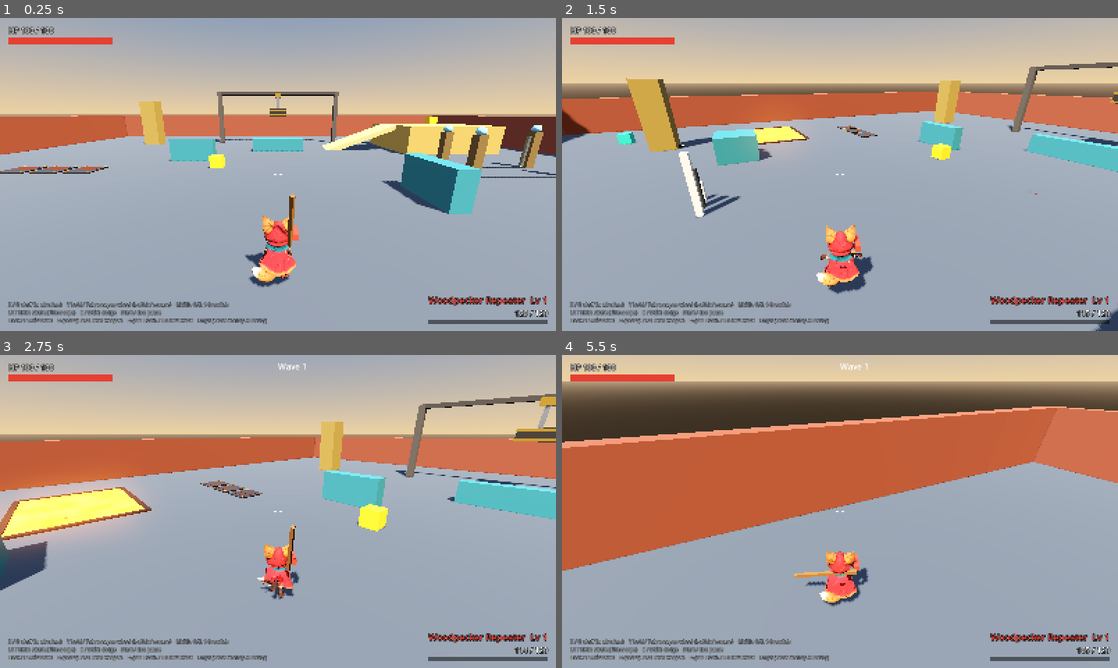
Above: before the commit, frames 1-4 (two rows, left to right).
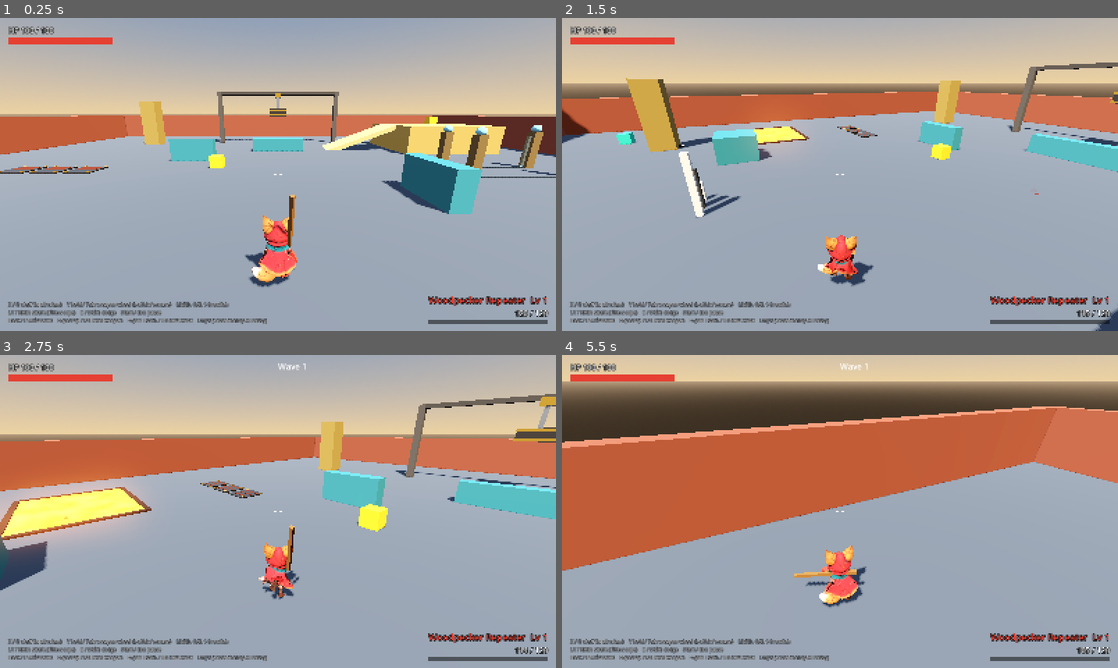
Above: after the commit, the same moments.

Repository: ArcticGizmo/project-fox
Game: Godot game, scene res://scenes/main.tscn
Two runs of this game, one before a commit and one after it. Both use one fixed random seed, a clock stepped at 60 frames per second and the inputs below.
Inputs (mouse positions are in pixels of both pictures, inside the frame that each line leads up to):
- Up to frame 1 (0.25 s): no input
- Up to frame 2 (1.5 s): tap Enter (ui_accept) at 0.5 s; move the mouse to (962, 158) at 0.52 s; press the mouse at (962, 158) at 0.53 s; hold D (move_right) 0.53-1.28 s; tap Space (jump) at 0.77, 1.07 s; tap F (melee) at 0.8, 1.35 s; move the mouse to (812, 174) at 1.27 s; release the mouse at (812, 174) at 1.28 s; hold W (move_forward) from 1.28 s (still down)
- Up to frame 3 (2.75 s): keep holding W (move_forward); tap Space (jump) at 1.52, 1.55, 1.82 s; move the mouse to (289, 505) at 2.02 s; hold Space (jump) from 2.03 s (still down); click (289, 505) at 2.3 s
- Up to frame 4 (5.5 s): keep holding W (move_forward); move the mouse to (834, 517) at 2.77 s; release Space (jump) at 2.78 s; tap Shift (dodge) at 2.85 s; click (834, 517) at 2.92 s; tap Space (jump) at 3.02, 3.32, 3.77, 3.8, 4.07, 4.52, 4.82 s; tap F (melee) at 3.05, 5.3 s; move the mouse to (878, 514) at 3.52 s; press the mouse at (878, 514) at 3.53 s; move the mouse to (795, 508) at 4.27 s; release the mouse at (795, 508) at 4.28 s; tap Down (look_down) at 4.35 s; click (795, 508) at 4.55 s; move the mouse to (845, 511) at 5.02 s; tap Left (look_left) at 5.1 s; click (845, 511) at 5.17 s

The runs differ from the first frame. In frame 1, less than 0.1% of the frame differs, in the area x 52-54%, y 66-81%; in frame 2, 1.2%, in the area x 45-86%, y 56-88%; in frame 3, 0.2%; in frame 4, 0.6%.

Commit message:
Fox combat clips: staff swings, slam, gun in hand with aim layer
Three swing clips timed from PlayerTuning (strike over the staff's
sweep), SlamRise/SlamFall/SlamLand held from the melee phases. The gun
rides a BoneAttachment on the right hand; FoxAimLayer (a
SkeletonModifier3D) blends the arm up to aim over any clip while firing
or strafing, pitched to the aim. Muzzle moved to the gun's tip.

Co-Authored-By: Claude Opus 5.5 <noreply@anthropic.com>

Diff:
--- /dev/null
+++ b/scripts/player/fox_aim_layer.gd
@@ -0,0 +1,14 @@
+class_name FoxAimLayer
+extends SkeletonModifier3D
+## Upper-body layer applied after the AnimationPlayer: sets the gun arm's bones to the
+## aim pose, blended over whatever clip is playing by `influence` (0 = clip only, 1 = full
+## aim). The legs, hips and chest keep animating underneath. FoxModel fills `rotations`
+## (bone index -> local pose rotation) and drives `influence`.
+
+var rotations: Dictionary = {}
+
+
+func _process_modification_with_delta(_delta: float) -> void:
+	var sk := get_skeleton()
+	for bone: int in rotations:
+		sk.set_bone_pose_rotation(bone, rotations[bone] as Quaternion)
--- a/scripts/player/fox_model.gd
+++ b/scripts/player/fox_model.gd
@@ -1,12 +1,16 @@
 class_name FoxModel
 extends Node3D
 ## The fox's rigged mesh (Ember_the_Foxling.glb, Mixamo skeleton). Pure presentation:
-## the player calls `update()` each frame with its ground speed and `flash` for hurt.
+## the player calls `update()` each frame with its motion and state, `play_action()` for
+## one-shots, `aim()` for the gun arm, and `flash` for hurt. The gun rides in the right
+## hand (`gun_mount`); `FoxAimLayer` raises that arm over whatever clip is playing.
 ##
 ## The GLB ships one in-place "Running" clip and a T-pose; every other clip is baked here
-## from the rest pose (locomotion, air, actions: see the pose functions). Poses are written as rotations about the model's own axes
-## (X = the fox's left, Y = up, Z = forward, as authored in the GLB) applied to each
-## bone in its rest frame, so a child's rotation rides on its parent's:
+## from the rest pose (locomotion, air, actions, staff: see the pose functions). Clip
+## lengths that must match gameplay timing (swings, slam recovery) come from PlayerTuning.
+## Poses are written as rotations about the model's own axes (X = the fox's left, Y = up,
+## Z = forward, as authored in the GLB) applied to each bone in its rest frame, so a
+## child's rotation rides on its parent's:
 ##   pitch +  thigh/arm swings back, shin/forearm folds back, spine leans forward, toes point down
 ##   yaw   +  turns toward the fox's left
 ##   roll  +  tips the top of an upright bone toward the fox's right
@@ -45,6 +49,15 @@
 ## Covers the dodge (0.22 s) plus a beat, so a dodge never runs out of clip.
 const DODGE_LENGTH := 0.3
 const HURT_LENGTH := 0.4
+const SLAM_RISE_LENGTH := 0.4
+const SLAM_FALL_LENGTH := 0.3
+## Swing clips by combo step: the two alternating sweeps, then the overhead finisher.
+const SWINGS: Array[StringName] = [&"SwingRight", &"SwingLeft", &"SwingOverhead"]
+
+## How fast the gun arm rises to aim / drops back (influence per second).
+const AIM_RATE := 10.0
+## Re-solve the aim arm when the aim pitch moves this far (degrees).
+const AIM_PITCH_STEP := 2.0
 ## Keys per baked cycle (plus a closing key).
 const SAMPLES := 32
 
@@ -75,16 +88,26 @@
 var skeleton: Skeleton3D
 var anim: AnimationPlayer
 var material: StandardMaterial3D
-
+## Follows the right hand; its -Z runs along the forearm (the gun's barrel direction).
+var gun_mount: Node3D
+var aim_layer: FoxAimLayer
+
+var _tuning: PlayerTuning
+## Clip last started (locomotion, hold or action), so held one-shots don't restart.
+var _playing: StringName = &""
 var _action: StringName = &""
+var _aim_target: float = 0.0
+var _aim_pitch: float = 0.0
+var _aim_solved_pitch: float = INF
 var _was_on_floor: bool = true
 var _air_time: float = 0.0
 var _thigh_length: float = 0.27
 var _shin_length: float = 0.23
 
 
-func _init(height: float = MODEL_HEIGHT) -> void:
+func _init(height: float = MODEL_HEIGHT, tuning: PlayerTuning = null) -> void:
 	name = "FoxModel"
+	_tuning = tuning if tuning != null else PlayerTuning.new()
 	var model := SCENE.instantiate() as Node3D
 	# The GLB faces +Z; the player faces -Z.
 	model.rotation.y = PI
@@ -117,9 +140,36 @@
 	lib.add_animation(&"Land", _bake(LAND_LENGTH, _land_pose, false))
 	lib.add_animation(&"Dodge", _bake(DODGE_LENGTH, _dodge_pose, false))
 	lib.add_animation(&"Hurt", _bake(HURT_LENGTH, _hurt_pose, false))
+	for i: int in SWINGS.size():
+		lib.add_animation(SWINGS[i], _bake_swing(i))
+	lib.add_animation(&"SlamRise", _bake(SLAM_RISE_LENGTH, _slam_rise_pose))
+	lib.add_animation(&"SlamFall", _bake(SLAM_FALL_LENGTH, _slam_fall_pose))
+	lib.add_animation(&"SlamLand", _bake(_tuning.slam_recovery, _slam_land_pose, false))
 	anim.remove_animation_library(&"")
 	anim.add_animation_library(&"", lib)
 	anim.play(&"Idle")
+	_playing = &"Idle"
+	_build_gun_mount()
+	aim_layer = FoxAimLayer.new()
+	aim_layer.influence = 0.0
+	skeleton.add_child(aim_layer)
+
+
+## A BoneAttachment on the right hand with a child whose -Z runs down the arm (wrist to
+## fingertips), so a gun parented there points wherever the arm points.
+func _build_gun_mount() -> void:
+	var hand := skeleton.find_bone(&"mixamorig_RightHand")
+	var attach := BoneAttachment3D.new()
+	attach.name = "RightHand"
+	attach.bone_name = &"mixamorig_RightHand"
+	skeleton.add_child(attach)
+	var g := skeleton.get_bone_global_rest(hand)
+	# In the T-pose the right arm points along the model's -X.
+	var along_arm := Basis.looking_at(Vector3.LEFT, Vector3.UP)
+	gun_mount = Node3D.new()
+	gun_mount.name = "GunMount"
+	gun_mount.transform = Transform3D(g.basis.inverse() * along_arm, g.basis.inverse() * Vector3(-0.07, -0.02, 0.0))
+	attach.add_child(gun_mount)
 
 
 ## Called every frame. `speed` is horizontal ground speed, `vertical_speed` the body's
@@ -135,6 +185,7 @@
 			play_action(&"Land")
 		_air_time = 0.0
 	_was_on_floor = on_floor
+	_update_aim()
 
 	if _action != &"":
 		var finished := anim.current_animation != _action
@@ -147,8 +198,9 @@
 		return
 	if clip == &"":
 		clip = _locomotion_clip(speed, on_floor, vertical_speed)
-	if anim.current_animation != clip:
+	if clip != _playing:
 		anim.play(clip, ACTION_BLEND_TIME if hold != &"" else BLEND_TIME)
+		_playing = clip
 	match clip:
 		&"Running":
 			anim.speed_scale = clampf(speed / RUN_CLIP_SPEED, 0.6, 1.6)
@@ -158,17 +210,47 @@
 			anim.speed_scale = 1.0
 
 
-## Plays a one-shot clip (Land, DoubleJump, Hurt, ...) over locomotion until it ends.
-func play_action(clip: StringName) -> void:
+## Plays a one-shot clip (Land, DoubleJump, Hurt, a swing, ...) over locomotion until it
+## ends. `duration` > 0 stretches or squeezes the clip to last that long.
+func play_action(clip: StringName, duration: float = 0.0) -> void:
 	_action = clip
-	anim.speed_scale = 1.0
+	_playing = clip
 	anim.play(clip, ACTION_BLEND_TIME)
 	# Restart even if this clip was already playing (a second hit, a re-landing).
 	anim.seek(0.0, true)
+	anim.speed_scale = anim.current_animation_length / duration if duration > 0.0 else 1.0
+
+
+## The staff swing for combo step `index` (the last step is the overhead finisher).
+func play_swing(index: int, combo_length: int, duration: float) -> void:
+	var clip := SWINGS[2] if index == combo_length - 1 else SWINGS[index % 2]
+	play_action(clip, duration)
 
 
 func current_action() -> StringName:
 	return _action
+
+
+## Raise (or lower) the gun arm; `pitch_deg` tilts it up (+) or down (-) to the target.
+func aim(on: bool, pitch_deg: float = 0.0) -> void:
+	_aim_target = 1.0 if on else 0.0
+	_aim_pitch = clampf(pitch_deg, -45.0, 60.0)
+
+
+func _update_aim() -> void:
+	aim_layer.influence = move_toward(aim_layer.influence, _aim_target, AIM_RATE * _dt())
+	aim_layer.active = aim_layer.influence > 0.0
+	if absf(_aim_pitch - _aim_solved_pitch) < AIM_PITCH_STEP:
+		return
+	_aim_solved_pitch = _aim_pitch
+	# Right arm straight out ahead (dropped to hanging, swung up to horizontal, then the
+	# pitch), elbow almost locked, shoulder squared; local rotations for the layer.
+	var arm := _pitch(-(90.0 + _aim_pitch)) * _roll(90.0)
+	aim_layer.rotations = {
+		skeleton.find_bone(R_SHOULDER): _local_rotation(skeleton.find_bone(R_SHOULDER), _roll(-4.0)),
+		skeleton.find_bone(R_ARM): _local_rotation(skeleton.find_bone(R_ARM), arm),
+		skeleton.find_bone(R_FOREARM): _local_rotation(skeleton.find_bone(R_FOREARM), _yaw(6.0)),
+	}
 
 
 func _locomotion_clip(speed: float, on_floor: bool, vertical_speed: float) -> StringName:
@@ -352,6 +434,113 @@
 	return pose
 
 
+## Staff swing for combo step `index`, timed off PlayerTuning: the strike lands over the
+## staff's own sweep (0 to melee_active_end, eased fast-out like the staff), holds the
+## follow-through, then eases back toward standing for the blend out.
+func _bake_swing(index: int) -> Animation:
+	var times := _tuning.melee_swing_time
+	var length := times[mini(index, times.size() - 1)] if index < 2 else times[times.size() - 1]
+	var strike_end := clampf(_tuning.melee_active_end / length, 0.1, 0.9)
+	var pose: Callable = [_swing_right_pose, _swing_left_pose, _swing_overhead_pose][index]
+	return _bake(length, pose.bind(strike_end), false)
+
+
+## (strike progress, how much of the pose is still held) for a swing at phase p.
+func _swing_curve(p: float, strike_end: float) -> Vector2:
+	var s := ease(clampf(p / strike_end, 0.0, 1.0), 0.4)
+	var hold := 1.0 - smoothstep(strike_end + 0.15, 1.0, p)
+	return Vector2(s, hold)
+
+
+## Forehand: wound up to the fox's right, the hips lead and the chest whips the staff
+## across to the left; the free arm swings back for balance, the head stays on target.
+func _swing_right_pose(p: float, strike_end: float) -> Dictionary:
+	var c := _swing_curve(p, strike_end)
+	return _sweep_pose(lerpf(-35.0, 40.0, c.x), lerpf(-20.0, 120.0, c.x), 25.0, c.y)
+
+
+## Backhand: the mirror, from across the body back out to the right.
+func _swing_left_pose(p: float, strike_end: float) -> Dictionary:
+	var c := _swing_curve(p, strike_end)
+	return _sweep_pose(lerpf(35.0, -40.0, c.x), lerpf(130.0, 10.0, c.x), lerpf(55.0, 15.0, c.x), c.y)
+
+
+## A horizontal staff sweep: `twist` turns hips and chest (+ = left), `arm` swings the
+## right arm about the vertical (+ = forward/across), `elbow` bends it; all scaled by `k`.
+func _sweep_pose(twist: float, arm: float, elbow: float, k: float) -> Dictionary:
+	var pose := _stance()
+	_set_leg(pose, L_THIGH, L_SHIN, L_FOOT, 18.0 * k, 22.0 * k, -4.0 * k)
+	_set_leg(pose, R_THIGH, R_SHIN, R_FOOT, -12.0 * k, 14.0 * k, 26.0 * k)
+	pose[HIPS_OFFSET] = Vector3(0, -_leg_drop(18.0 * k, 22.0 * k), 0)
+	pose[HIPS] = _yaw(twist * 0.3 * k)
+	pose[SPINE] = _yaw(twist * 0.3 * k) * _pitch(6.0 * k)
+	pose[SPINE2] = _yaw(twist * 0.4 * k)
+	pose[HEAD] = _yaw(-twist * 0.6 * k)
+	_set_arms(pose, -20.0 * k * signf(twist), 0.0, 30.0, 14.0, ARM_DROP - 10.0 * k)
+	# The staff arm: near shoulder height, swung about the vertical.
+	pose[R_ARM] = _yaw(arm * k) * _roll(lerpf(ARM_DROP, 15.0, k))
+	pose[R_FOREARM] = _yaw(lerpf(14.0, elbow, k))
+	return pose
+
+
+## Finisher: staff raised two-handed overhead, then chopped down with a step and a
+## crunch through the chest.
+func _swing_overhead_pose(p: float, strike_end: float) -> Dictionary:
+	var c := _swing_curve(p, strike_end)
+	var s := c.x
+	var k := c.y
+	var pose := _stance()
+	var front := lerpf(10.0, 35.0, s) * k
+	var front_knee := lerpf(10.0, 55.0, s) * k
+	_set_leg(pose, L_THIGH, L_SHIN, L_FOOT, front, front_knee, front - front_knee)
+	_set_leg(pose, R_THIGH, R_SHIN, R_FOOT, lerpf(-5.0, -22.0, s) * k, lerpf(5.0, 20.0, s) * k, 25.0 * s * k)
+	pose[HIPS_OFFSET] = Vector3(0, -_leg_drop(front, front_knee) + 0.05 * (1.0 - s) * k, 0)
+	pose[SPINE] = _pitch(lerpf(-12.0, 28.0, s) * k)
+	pose[SPINE2] = _pitch(lerpf(-4.0, 10.0, s) * k)
+	pose[HEAD] = _pitch(lerpf(-8.0, 6.0, s) * k)
+	var swing := lerpf(160.0, 50.0, s) * k
+	var elbow := lerpf(14.0, lerpf(40.0, 10.0, s), k)
+	var drop := lerpf(ARM_DROP, 88.0, k)
+	_set_arms(pose, swing, swing, elbow, elbow, drop, drop)
+	return pose
+
+
+## Hovering before the slam (or the pounce): knees tucked, staff hoisted overhead.
+func _slam_rise_pose(p: float) -> Dictionary:
+	var w := sin(TAU * p)
+	var pose := _stance()
+	pose[SPINE] = _pitch(-10.0)
+	pose[HEAD] = _pitch(-6.0)
+	_set_arms(pose, 165.0 + w * 4.0, 165.0 + w * 4.0, 30.0, 30.0, 85.0, 85.0)
+	_set_leg(pose, L_THIGH, L_SHIN, L_FOOT, 60.0, 95.0, 20.0)
+	_set_leg(pose, R_THIGH, R_SHIN, R_FOOT, 50.0, 100.0, 20.0)
+	return pose
+
+
+## Plunging: chest over the staff, arms driving it down ahead, legs trailing straight.
+func _slam_fall_pose(p: float) -> Dictionary:
+	var w := sin(TAU * p)
+	var pose := _stance()
+	pose[SPINE] = _pitch(28.0)
+	pose[HEAD] = _pitch(10.0)
+	_set_arms(pose, 60.0 + w * 3.0, 60.0 + w * 3.0, 10.0, 10.0, 88.0, 88.0)
+	_set_leg(pose, L_THIGH, L_SHIN, L_FOOT, -6.0, 15.0, 25.0)
+	_set_leg(pose, R_THIGH, R_SHIN, R_FOOT, -10.0, 20.0, 25.0)
+	return pose
+
+
+## Slam impact: a deep crouch with the staff driven into the ground, then rising.
+func _slam_land_pose(p: float) -> Dictionary:
+	var d := 1.0 - smoothstep(0.35, 1.0, p)
+	var pose := _stance()
+	_crouch(pose, 50.0 * d, 95.0 * d)
+	pose[SPINE] = _pitch(30.0 * d)
+	pose[HEAD] = _pitch(-12.0 * d)
+	var drop := lerpf(ARM_DROP, 88.0, d)
+	_set_arms(pose, 45.0 * d, 45.0 * d, lerpf(14.0, 10.0, d), lerpf(14.0, 10.0, d), drop, drop)
+	return pose
+
+
 ## Every animated bone at its plain standing pose (arms down), so key poses only list
 ## what they change and every clip drives the same tracks.
 func _stance() -> Dictionary:
--- a/scripts/player/player.gd
+++ b/scripts/player/player.gd
@@ -144,6 +144,9 @@
 
 	_build_visual()
 	melee.hit_box.damage_modifier = _sneak_modifier
+	melee.swung.connect(func(index: int) -> void:
+		var times := tuning.melee_swing_time
+		fox_model.play_swing(index, melee.combo_length(), times[mini(index, times.size() - 1)]))
 	melee.hit_box.hit_landed.connect(_on_staff_hit)
 	melee.slam_box.hit_landed.connect(_on_staff_hit)
 	melee.hit_box.hit_landed.connect(conduit.on_staff_hit)
@@ -191,15 +194,23 @@
 	visual = Node3D.new()
 	visual.name = "Visual"
 	add_child(visual)
-	fox_model = FoxModel.new(HEIGHT)
+	fox_model = FoxModel.new(HEIGHT, tuning)
 	visual.add_child(fox_model)
 
 	muzzle = Node3D.new()
 	muzzle.name = "Muzzle"
-	muzzle.position = Vector3(0.45, 1.2, -0.55)
+	# Where the hand-held gun's tip sits with the arm raised to aim (FoxModel aim pose).
+	muzzle.position = Vector3(0.21, 0.96, -0.85)
 	visual.add_child(muzzle)
 	_gun_material = _flat_material(Color.WHITE)
-	_add_box(Vector3(0.16, 0.16, 0.5), Vector3(0.45, 1.2, -0.3), _gun_material)
+	# The gun sits in the fox's right hand and points wherever the arm does.
+	var gun := MeshInstance3D.new()
+	var gun_box := BoxMesh.new()
+	gun_box.size = Vector3(0.13, 0.13, 0.42)
+	gun.mesh = gun_box
+	gun.material_override = _gun_material
+	gun.position = Vector3(0, 0.03, -0.12)
+	fox_model.gun_mount.add_child(gun)
 
 	melee = StaffMelee.new()
 	melee.tuning = tuning
@@ -224,17 +235,6 @@
 	conduit.player = self
 	conduit.tuning = tuning
 	add_child(conduit)
-
-
-func _add_box(size: Vector3, pos: Vector3, mat: Material) -> MeshInstance3D:
-	var mi := MeshInstance3D.new()
-	var box := BoxMesh.new()
-	box.size = size
-	mi.mesh = box
-	mi.material_override = mat
-	mi.position = pos
-	visual.add_child(mi)
-	return mi
 
 
 func _flat_material(c: Color) -> StandardMaterial3D:
@@ -981,8 +981,9 @@
 
 func _update_visuals(_delta: float) -> void:
 	fox_model.flash(_flash)
-	fox_model.update(Vector2(velocity.x, velocity.z).length(), is_on_floor(), velocity.y,
-			&"Dodge" if is_dodging() else &"")
+	fox_model.aim((_fire_facing > 0.0 or is_strafing()) and not melee.is_busy() and not grapple.is_active()
+			and not burrow.is_active(), rad_to_deg(asin(clampf(aim_direction.y, -1.0, 1.0))))
+	fox_model.update(Vector2(velocity.x, velocity.z).length(), is_on_floor(), velocity.y, _anim_hold())
 	grapple.update_rope()
 	cloak.update_visual(_delta)
 	burrow.update_visual(_delta)
@@ -997,3 +998,17 @@
 	visual.position.y = -HEIGHT * sink
 	if sink >= 1.0:
 		visual.visible = false
+
+
+## The clip the fox's current state pins (FoxModel `hold`), or none.
+func _anim_hold() -> StringName:
+	if is_dodging():
+		return &"Dodge"
+	match melee.phase:
+		StaffMelee.Phase.SLAM_HOVER, StaffMelee.Phase.POUNCE:
+			return &"SlamRise"
+		StaffMelee.Phase.SLAM_FALL:
+			return &"SlamFall"
+		StaffMelee.Phase.SLAM_RECOVER:
+			return &"SlamLand"
+	return &""
--- a/scripts/world/anim_showcase.gd
+++ b/scripts/world/anim_showcase.gd
@@ -104,8 +104,13 @@
 	fox.anim.speed_scale = speed_scale
 	fox.anim.play(clip)
 	if fox.anim.get_animation(clip).loop_mode == Animation.LOOP_NONE:
-		fox.anim.animation_finished.connect(func(_name: StringName) -> void:
-			get_tree().create_timer(ONE_SHOT_GAP).timeout.connect(func() -> void: fox.anim.play(clip)))
+		# The timer lives under the fox, so it goes when the fox does.
+		var replay := Timer.new()
+		replay.one_shot = true
+		replay.wait_time = ONE_SHOT_GAP
+		fox.add_child(replay)
+		fox.anim.animation_finished.connect(func(_name: StringName) -> void: replay.start())
+		replay.timeout.connect(fox.anim.play.bind(clip))
 	_label(at + Vector3.UP * 2.5, title, 40)
 
 
--- a/tests/unit/test_fox_model.gd
+++ b/tests/unit/test_fox_model.gd
@@ -100,3 +100,57 @@
 	pad.next.dodge_pressed = true
 	await wait_frames(2)
 	assert_eq(player.fox_model.anim.current_animation, &"Dodge", "dodge pose while dodging")
+
+
+func _player() -> Array:
+	add_floor()
+	var pad := ScriptedInputProvider.new()
+	var player := Player.new()
+	player.input_provider = pad
+	player.position = Vector3(0, 0.05, 0)
+	add_child(player)
+	await wait_frames(10)
+	return [player, pad]
+
+
+func test_staff_combo_plays_each_swing_timed_to_the_tuning() -> void:
+	var made: Array = await _player()
+	var player: Player = made[0]
+	var pad: ScriptedInputProvider = made[1]
+	var seen: Array[StringName] = []
+	for i: int in player.melee.combo_length():
+		pad.next.melee_pressed = true
+		await wait_frames(2)
+		seen.append(player.fox_model.anim.current_animation)
+		var expected := player.tuning.melee_swing_time[i]
+		var a := player.fox_model.anim
+		assert_near(a.current_animation_length / a.speed_scale, expected, 0.01, "swing %d lasts its swing time" % i)
+		await wait_until(func() -> bool: return player.melee.combo_index != i or not player.melee.is_busy(), 1.0)
+	assert_eq(seen, [&"SwingRight", &"SwingLeft", &"SwingOverhead"] as Array[StringName], "combo clips")
+
+
+func test_air_slam_holds_its_clips() -> void:
+	var made: Array = await _player()
+	var player: Player = made[0]
+	var pad: ScriptedInputProvider = made[1]
+	pad.next.jump_pressed = true
+	pad.next.jump_held = true
+	await wait_frames(15)
+	pad.next.melee_pressed = true
+	await wait_frames(2)
+	assert_eq(player.fox_model.anim.current_animation, &"SlamRise", "hover")
+	assert_true(await wait_until(func() -> bool: return player.fox_model.anim.current_animation == &"SlamFall", 1.0), "plunge")
+	assert_true(await wait_until(func() -> bool: return player.fox_model.anim.current_animation == &"SlamLand", 2.0), "impact")
+
+
+func test_firing_raises_the_gun_arm_and_it_drops_after() -> void:
+	var made: Array = await _player()
+	var player: Player = made[0]
+	var pad: ScriptedInputProvider = made[1]
+	assert_eq(player.fox_model.aim_layer.influence, 0.0, "arm down at rest")
+	pad.next.fire_held = true
+	await wait_seconds(0.3)
+	assert_near(player.fox_model.aim_layer.influence, 1.0, 0.01, "arm up while firing")
+	pad.next.fire_held = false
+	await wait_seconds(player.tuning.fire_facing_time + 0.3)
+	assert_eq(player.fox_model.aim_layer.influence, 0.0, "arm back down")
--- a/tools/screenshot.gd
+++ b/tools/screenshot.gd
@@ -80,7 +80,8 @@
 	await _capture("overview.png")
 	cam.queue_free()
 	await _capture_slice(arena, SLICE_PATH)
-	arena.queue_free()
+	if is_instance_valid(arena):
+		arena.queue_free()
 	await _capture_fox_anims()
 	await _capture_showcase()
 	get_tree().quit()
@@ -357,7 +358,7 @@
 
 	var side := Vector3(9, 1.0, 0)
 	var front := Vector3(0, 1.0, -9)
-	# Each sheet: file, camera position, row direction, [clip, phase] per fox.
+	# Each sheet: file, camera position, row direction, [clip, phase(, aiming)] per fox.
 	var sheets: Array[Array] = [
 		["fox_walk_side.png", side, Vector3.FORWARD, _phases(&"Walk", [0.0, 0.125, 0.25, 0.375, 0.5, 0.75])],
 		["fox_walk_front.png", front, Vector3.RIGHT, _phases(&"Walk", [0.0, 0.125, 0.25, 0.375, 0.5, 0.75])],
@@ -367,6 +368,10 @@
 				[&"DoubleJump", 0.75], [&"Fall", 0.0], [&"Land", 0.12]]],
 		["fox_actions.png", Vector3(6, 1.2, -7), Vector3.RIGHT, [[&"Dodge", 0.6], [&"Hurt", 0.12], [&"Land", 0.12],
 				[&"Jump", 0.25], [&"Fall", 0.5]]],
+		["fox_swings.png", Vector3(8, 3.0, -4), Vector3.FORWARD, [[&"SwingRight", 0.0], [&"SwingRight", 0.3],
+				[&"SwingLeft", 0.0], [&"SwingLeft", 0.3], [&"SwingOverhead", 0.0], [&"SwingOverhead", 0.3]]],
+		["fox_slam_aim.png", Vector3(8, 2.0, -3), Vector3.FORWARD, [[&"SlamRise", 0.0], [&"SlamFall", 0.0],
+				[&"SlamLand", 0.1], [&"Idle", 0.0, true], [&"Running", 0.3, true]]],
 	]
 	for sheet: Array in sheets:
 		var poses: Array = sheet[3]
@@ -375,10 +380,20 @@
 		for i: int in poses.size():
 			var fox := FoxModel.new(Player.HEIGHT)
 			stage.add_child(fox)
+			var gun := MeshInstance3D.new()
+			var gun_box := BoxMesh.new()
+			gun_box.size = Vector3(0.13, 0.13, 0.42)
+			gun.mesh = gun_box
+			gun.position = Vector3(0, 0.03, -0.12)
+			fox.gun_mount.add_child(gun)
 			fox.position = row_dir * (float(i) - (poses.size() - 1) * 0.5) * 1.5
 			fox.anim.play(poses[i][0] as StringName)
 			fox.anim.seek(fox.anim.current_animation_length * float(poses[i][1]), true)
 			fox.anim.pause()
+			if (poses[i] as Array).size() > 2:
+				fox.aim(true)
+				fox._update_aim()
+				fox.aim_layer.influence = 1.0
 			foxes.append(fox)
 		cam.position = sheet[1] as Vector3
 		cam.look_at(Vector3(0, 0.85, 0))
Not shown, added: scripts/player/fox_aim_layer.gd.uid
Not shown, changed: CLAUDE.md
